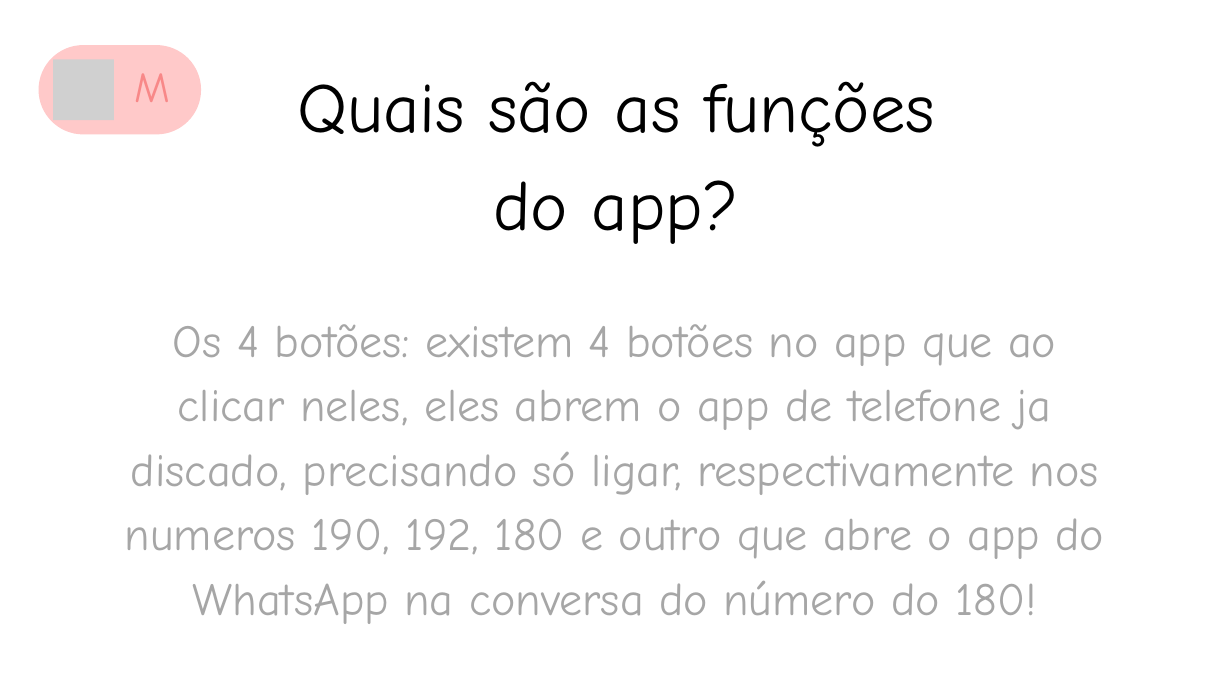
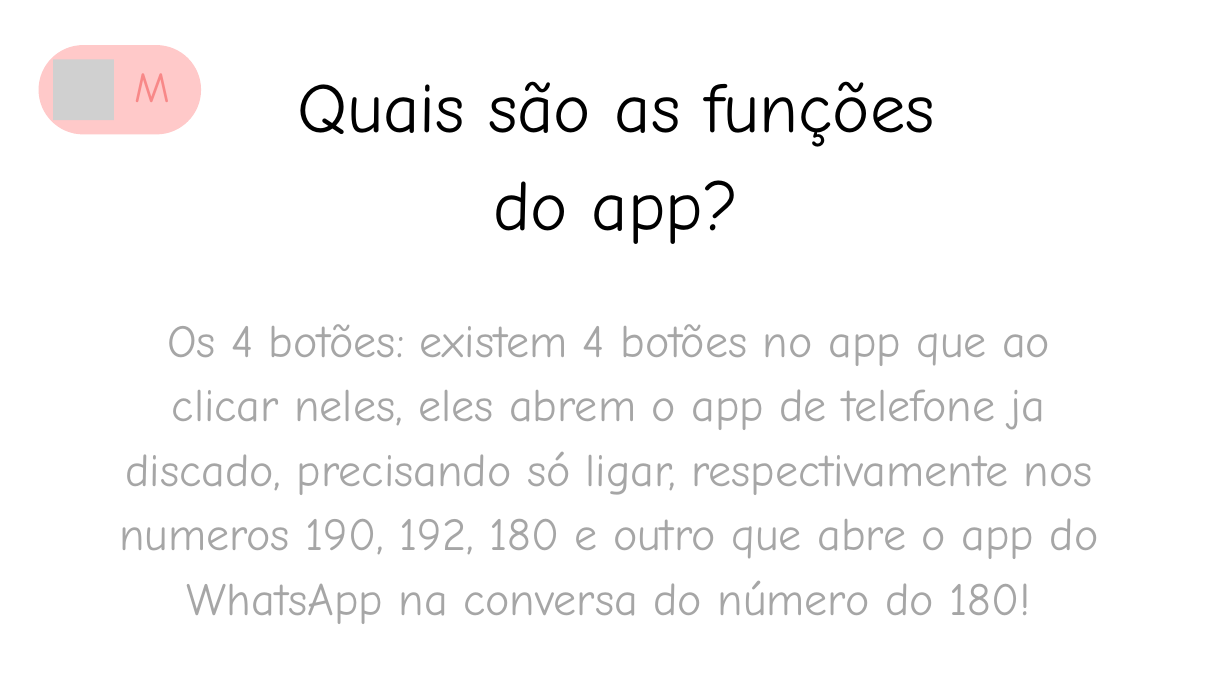
Before and after one commit to intellicore555-oss/mulher-amparada--, a slide deck: slide 9 of material2.pptx. Drawn at 1232x693 pixels with LibreOffice and Linux fonts; fonts in the diff are those of the drawing; grey boxes stand for pictures. Boxes give left, top, right and bottom in pixels: in the first picture for what was removed or moved away, otherwise in the second. Text is boxed around its words. In the diff, an @@ line names an element or a change of style, - is before the commit and + after.

```diff
--- a/material2.pptx
+++ b/material2.pptx
@@ text "Os 4 botões: existem 4 ...": place and size @@
-text "Os 4 botões: existem 4 ..." at box(125, 324, 1104, 624)
+text "Os 4 botões: existem 4 ..." at box(119, 324, 1099, 624)
```
Also in this commit, not shown: 3 other slides changed, 1 slide added, 3 other files.
